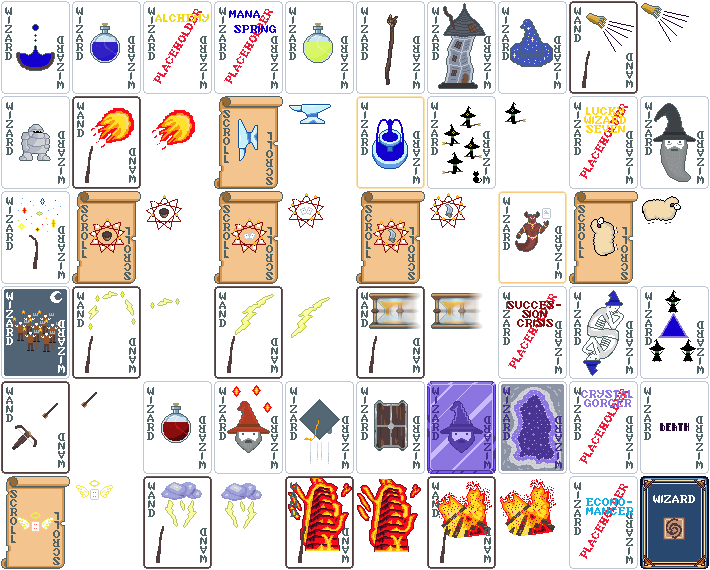
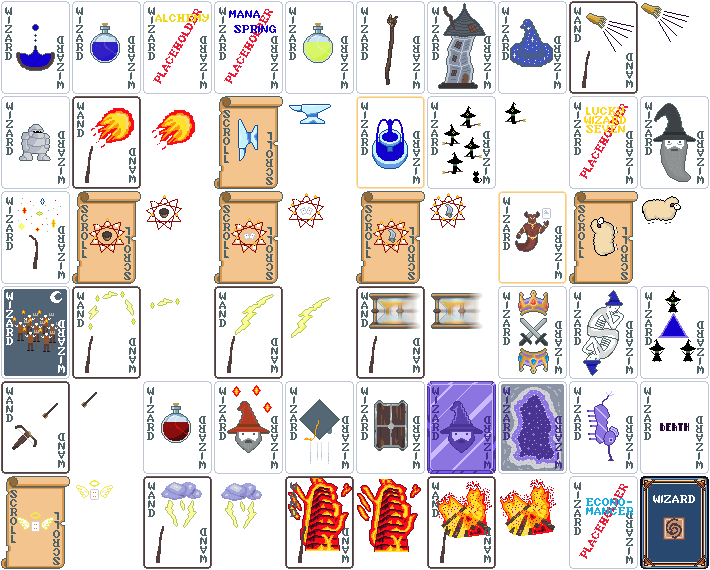
Layers edited between the first and the second 710x570 image:
added group "Crystal Gorger" with 2 layers above "Crystal Growth" over <box>579,389,633,464</box>
added layer "Crystal gorger art" in group "Crystal Gorger" over <box>587,391,619,461</box>
renamed "Placeholder Crystal Gorger" to "Crystal Gorger card back", moved it into group "Crystal Gorger", painted on it over <box>579,389,633,464</box>
added group "Succession Crisis" with 5 layers above "Ponder" over <box>507,290,561,374</box>
added layer "Crown blue" in group "Succession Crisis" over <box>518,348,549,374</box>
added layer "Crown red" in group "Succession Crisis" over <box>518,290,549,316</box>
added layer "Succession Crisis art copy #1" in group "Succession Crisis" over <box>520,318,548,346</box>
added layer "Succession Crisis art" in group "Succession Crisis" over <box>519,318,547,346</box>
renamed "Placeholder Succession Crisis" to "Succession Crisis card back", moved it into group "Succession Crisis", painted on it over <box>507,290,561,374</box>
